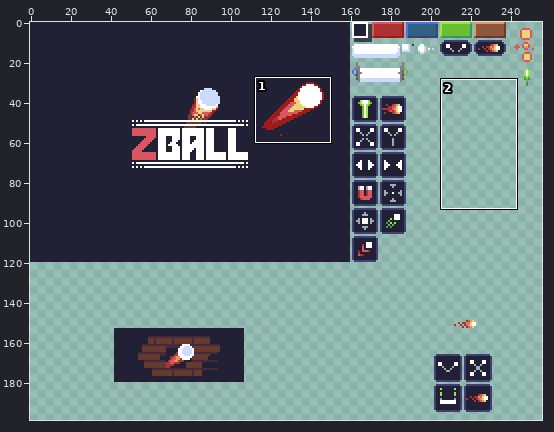
A pixel-art file gets an edit: assets/sprites.ase. Above, an overview of the earlier version with the close-up marked.
Close-up. Before the edit:
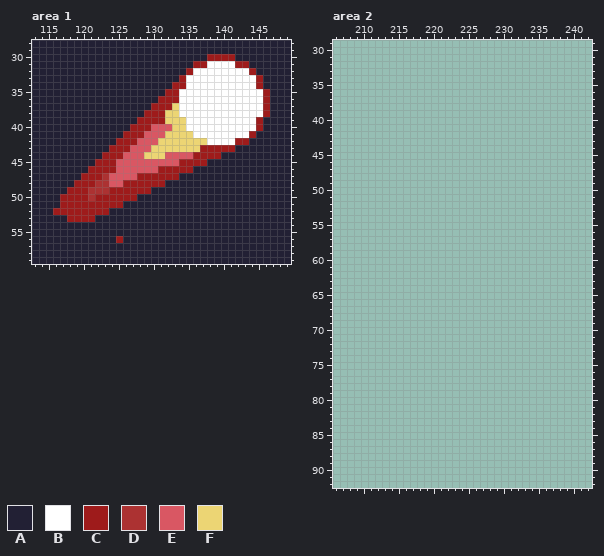
256x256 pixels, 1 frame. Shown: area 1: x 113..149, y 28..59; area 2: x 206..242, y 29..92. The wide view leaves out empty margins. The commit also changed other parts of the picture, which this record leaves out.
Visible layers, top first: "logo", "ball", "titlescreen", "Layer 1".
Palette (. is transparent): A #222034  B #ffffff  C #9e1b1b  D #ac3232  E #d95763  F #ecd574
Pixels before, area 1, first column x 113:
28 AAAAAAAAAAAAAAAAAAAAAAAAAAAAAAAAAAAAA
29 AAAAAAAAAAAAAAAAAAAAAAAAAAAAAAAAAAAAA
30 AAAAAAAAAAAAAAAAAAAAAAAAACCCCAAAAAAAA
31 AAAAAAAAAAAAAAAAAAAAAAACCBBBBCCAAAAAA
32 AAAAAAAAAAAAAAAAAAAAAACBBBBBBBBCAAAAA
33 AAAAAAAAAAAAAAAAAAAAACBBBBBBBBBBCAAAA
34 AAAAAAAAAAAAAAAAAAAACCBBBBBBBBBBCAAAA
35 AAAAAAAAAAAAAAAAAAACCBBBBBBBBBBBBCAAA
36 AAAAAAAAAAAAAAAAAACCCBBBBBBBBBBBBCAAA
37 AAAAAAAAAAAAAAAAACCCFBBBBBBBBBBBBCAAA
38 AAAAAAAAAAAAAAAACCCFFBBBBBBBBBBBBCAAA
39 AAAAAAAAAAAAAAACCCCFFFBBBBBBBBBBCAAAA
40 AAAAAAAAAAAAAACCCEEEFFBBBBBBBBBBCAAAA
41 AAAAAAAAAAAAACCCEEEFFFFBBBBBBBBCAAAAA
42 AAAAAAAAAAAACCCEEEFFFFFFFBBBBCCAAAAAA
43 AAAAAAAAAAACCCEEEFFFFFFFCCCCCAAAAAAAA
44 AAAAAAAAAACCCEEEFFFEEEECCCCAAAAAAAAAA
45 AAAAAAAAACCCEEEEEEEEECCCCAAAAAAAAAAAA
46 AAAAAAAACCCCEEEEEECCCCCAAAAAAAAAAAAAA
47 AAAAAAACCCDEEEECCCCCCAAAAAAAAAAAAAAAA
48 AAAAAACCCDDEECCCCCCAAAAAAAAAAAAAAAAAA
49 AAAAACCCDDDCCCCCCAAAAAAAAAAAAAAAAAAAA
50 AAAACCCCDCCCCCCAAAAAAAAAAAAAAAAAAAAAA
51 AAAACCCCCCCCCAAAAAAAAAAAAAAAAAAAAAAAA
52 AAACCCCCCCCAAAAAAAAAAAAAAAAAAAAAAAAAA
53 AAAAACCCCAAAAAAAAAAAAAAAAAAAAAAAAAAAA
54 AAAAAAAAAAAAAAAAAAAAAAAAAAAAAAAAAAAAA
55 AAAAAAAAAAAAAAAAAAAAAAAAAAAAAAAAAAAAA
56 AAAAAAAAAAAACAAAAAAAAAAAAAAAAAAAAAAAA
57 AAAAAAAAAAAAAAAAAAAAAAAAAAAAAAAAAAAAA
58 AAAAAAAAAAAAAAAAAAAAAAAAAAAAAAAAAAAAA
59 AAAAAAAAAAAAAAAAAAAAAAAAAAAAAAAAAAAAA
After:
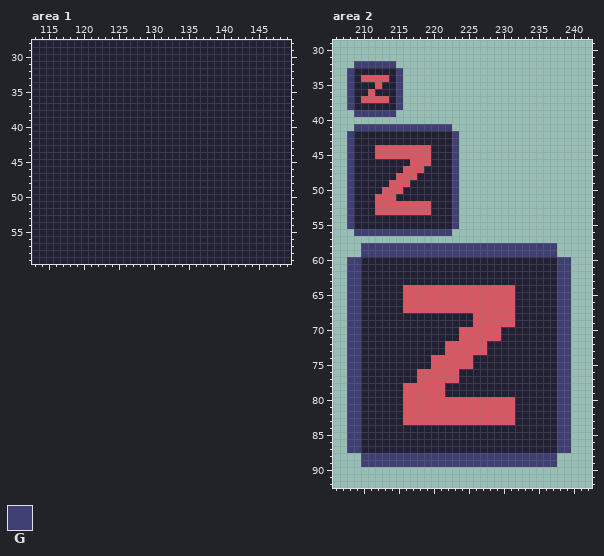
Colours new in this view: G #3f3f74
From old to new:
layer "ball" now hidden
Changed rows in their new state; - is an unchanged pixel.
Area 1:
first column x 116:
30 ----------------------AAAA-----
31 --------------------AAAAAAAA---
32 -------------------AAAAAAAAAA--
33 ------------------AAAAAAAAAAAA-
34 -----------------AAAAAAAAAAAAA-
35 ----------------AAAAAAAAAAAAAAA
36 ---------------AAAAAAAAAAAAAAAA
37 --------------AAAAAAAAAAAAAAAAA
38 -------------AAAAAAAAAAAAAAAAAA
39 ------------AAAAAAAAAAAAAAAAAA-
40 -----------AAAAAAAAAAAAAAAAAAA-
41 ----------AAAAAAAAAAAAAAAAAAA--
42 ---------AAAAAAAAAAAAAAAAAAA---
43 --------AAAAAAAAAAAAAAAAAA-----
44 -------AAAAAAAAAAAAAAAAA-------
45 ------AAAAAAAAAAAAAAAA---------
46 -----AAAAAAAAAAAAAAA-----------
47 ----AAAAAAAAAAAAAA-------------
48 ---AAAAAAAAAAAAA---------------
49 --AAAAAAAAAAAA-----------------
50 -AAAAAAAAAAA-------------------
51 -AAAAAAAAA---------------------
52 AAAAAAAA-----------------------
53 --AAAA-------------------------
56 ---------A---------------------
Area 2, layer "logo":
first column x 208:
32 -GGGGGG-------------------------
33 GAAAAAAG------------------------
34 GAEEEEAG------------------------
35 GAAAEAAG------------------------
36 GAAEAAAG------------------------
37 GAEEEEAG------------------------
38 GAAAAAAG------------------------
39 -GGGGGG-------------------------
41 -GGGGGGGGGGGGGG-----------------
42 GAAAAAAAAAAAAAAG----------------
43 GAAAAAAAAAAAAAAG----------------
44 GAAAEEEEEEEEAAAG----------------
45 GAAAEEEEEEEEAAAG----------------
46 GAAAAAAAAEEEAAAG----------------
47 GAAAAAAAEEEAAAAG----------------
48 GAAAAAAEEEAAAAAG----------------
49 GAAAAAEEEAAAAAAG----------------
50 GAAAAEEEAAAAAAAG----------------
51 GAAAEEEAAAAAAAAG----------------
52 GAAAEEEEEEEEAAAG----------------
53 GAAAEEEEEEEEAAAG----------------
54 GAAAAAAAAAAAAAAG----------------
55 GAAAAAAAAAAAAAAG----------------
56 -GGGGGGGGGGGGGG-----------------
58 --GGGGGGGGGGGGGGGGGGGGGGGGGGGG--
59 --GGGGGGGGGGGGGGGGGGGGGGGGGGGG--
60 GGAAAAAAAAAAAAAAAAAAAAAAAAAAAAGG
61 GGAAAAAAAAAAAAAAAAAAAAAAAAAAAAGG
62 GGAAAAAAAAAAAAAAAAAAAAAAAAAAAAGG
63 GGAAAAAAAAAAAAAAAAAAAAAAAAAAAAGG
64 GGAAAAAAEEEEEEEEEEEEEEEEAAAAAAGG
65 GGAAAAAAEEEEEEEEEEEEEEEEAAAAAAGG
66 GGAAAAAAEEEEEEEEEEEEEEEEAAAAAAGG
67 GGAAAAAAEEEEEEEEEEEEEEEEAAAAAAGG
68 GGAAAAAAAAAAAAAAAAEEEEEEAAAAAAGG
69 GGAAAAAAAAAAAAAAAAEEEEEEAAAAAAGG
70 GGAAAAAAAAAAAAAAEEEEEEAAAAAAAAGG
71 GGAAAAAAAAAAAAAAEEEEEEAAAAAAAAGG
72 GGAAAAAAAAAAAAEEEEEEAAAAAAAAAAGG
73 GGAAAAAAAAAAAAEEEEEEAAAAAAAAAAGG
74 GGAAAAAAAAAAEEEEEEAAAAAAAAAAAAGG
75 GGAAAAAAAAAAEEEEEEAAAAAAAAAAAAGG
76 GGAAAAAAAAEEEEEEAAAAAAAAAAAAAAGG
77 GGAAAAAAAAEEEEEEAAAAAAAAAAAAAAGG
78 GGAAAAAAEEEEEEAAAAAAAAAAAAAAAAGG
79 GGAAAAAAEEEEEEAAAAAAAAAAAAAAAAGG
80 GGAAAAAAEEEEEEEEEEEEEEEEAAAAAAGG
81 GGAAAAAAEEEEEEEEEEEEEEEEAAAAAAGG
82 GGAAAAAAEEEEEEEEEEEEEEEEAAAAAAGG
83 GGAAAAAAEEEEEEEEEEEEEEEEAAAAAAGG
84 GGAAAAAAAAAAAAAAAAAAAAAAAAAAAAGG
85 GGAAAAAAAAAAAAAAAAAAAAAAAAAAAAGG
86 GGAAAAAAAAAAAAAAAAAAAAAAAAAAAAGG
87 GGAAAAAAAAAAAAAAAAAAAAAAAAAAAAGG
88 --GGGGGGGGGGGGGGGGGGGGGGGGGGGG--
89 --GGGGGGGGGGGGGGGGGGGGGGGGGGGG--
Where, in picture pixels (left, top, right, bottom), the same in both close-ups:
changed: (53, 54, 270, 243)
added: (347, 61, 571, 467)
